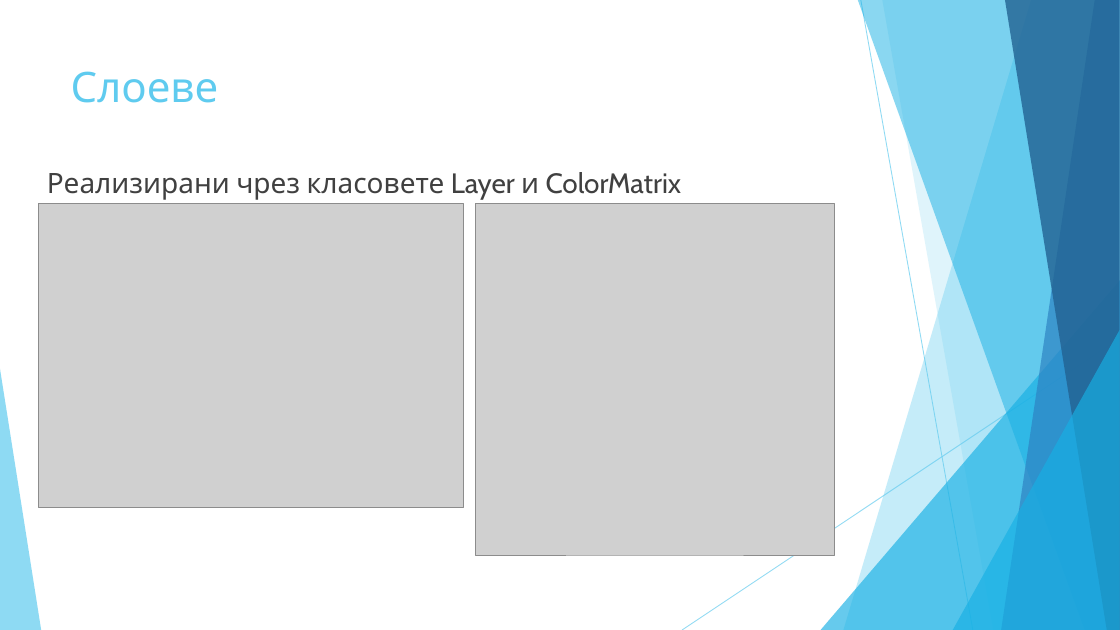
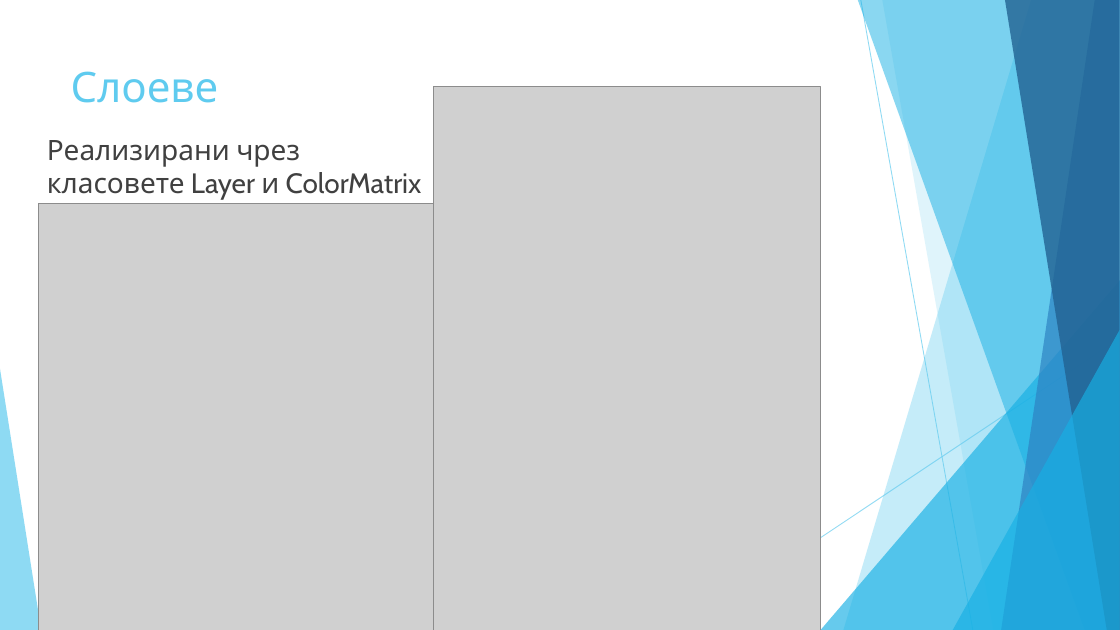
Before and after one commit to todorzhelev/STS, a slide deck: slide 7 of presentation/PresentationFinal.pptx. Drawn at 1120x630 pixels with LibreOffice and Linux fonts; fonts in the diff are those of the drawing; grey boxes stand for pictures. Boxes give left, top, right and bottom in pixels: in the first picture for what was removed or moved away, otherwise in the second. Text is boxed around its words. In the diff, an @@ line names an element or a change of style, - is before the commit and + after.

Commit message:
presentation fix

```diff
--- a/presentation/PresentationFinal.pptx
+++ b/presentation/PresentationFinal.pptx
@@ picture: place and size @@
-picture at [476,203,834,555]
+picture at [434,87,820,630]
@@ text "Реализирани чрез класовете Layer и ..." rewrapped from [47,172,682,200] to [47,140,422,200] @@
@@ picture: place and size @@
-picture at [39,204,464,507]
+picture at [39,204,434,630]
```
Also in this commit, not shown: 2 other files.
